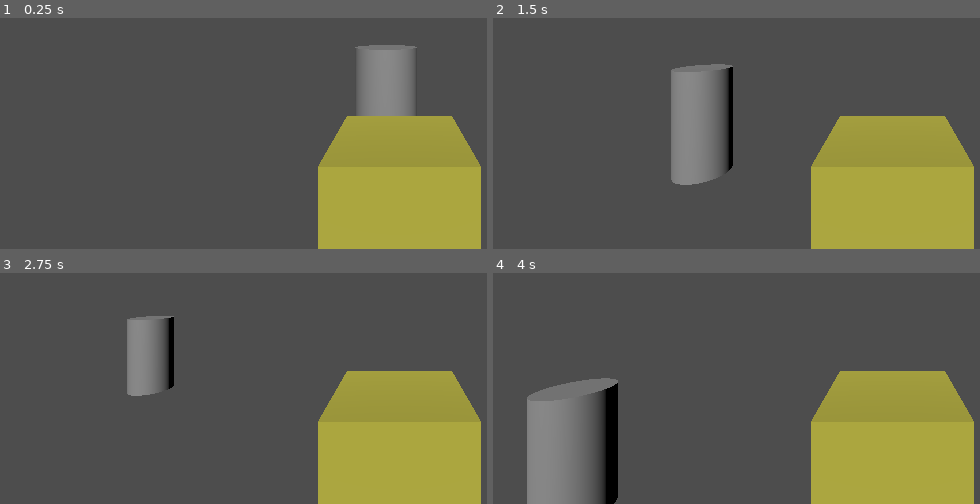
Above: before the commit, frames 1-4 (two rows, left to right).
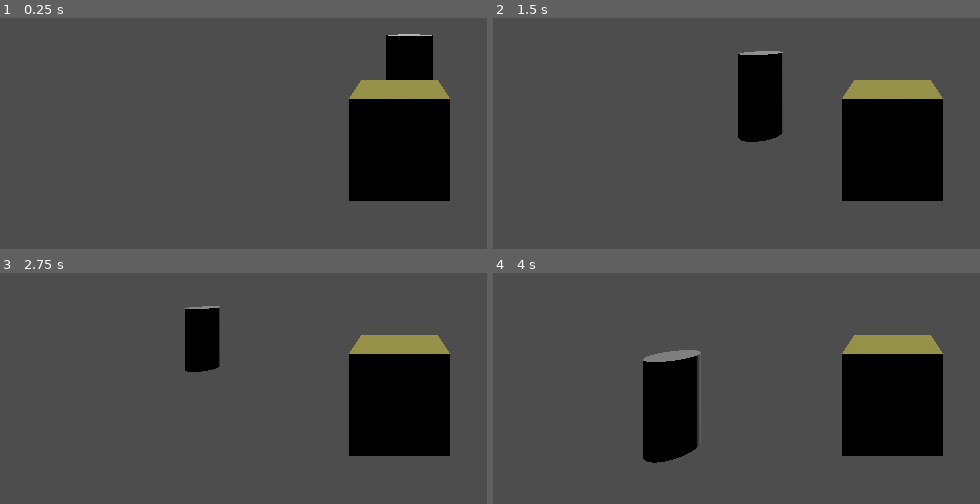
Above: after the commit, the same moments.

Repository: Rowen2003/bees
Game: Godot game, scene res://game.tscn
The game is run twice, just before and just after one commit, with the same random seed, the same clock (stepped at 60 frames per second) and the same inputs.
Inputs (mouse positions are in pixels of both pictures, inside the frame that each line leads up to):
- Up to frame 1 (0.25 s): no input
- Up to frame 2 (1.5 s): tap Enter at 0.5 s; move the mouse to (outside the picture) at 0.52 s; hold D 0.53-1.28 s; tap Ctrl at 0.6 s; click (outside the picture) at 0.67 s; tap Space at 0.77, 0.8, 1.07, 1.35 s; move the mouse to (731, 48) at 1.27 s; hold S from 1.28 s (still down); click (731, 48) at 1.42 s
- Up to frame 3 (2.75 s): tap Space at 1.52, 1.82, 2.3 s; tap Ctrl at 1.55, 2.1 s; move the mouse to (outside the picture) at 2.02 s; release S at 2.03 s; hold D from 2.03 s (still down); click (outside the picture) at 2.17 s
- Up to frame 4 (4 s): move the mouse to (853, 370) at 2.77 s; release D at 2.78 s; hold W 2.78-3.53 s; tap Ctrl at 2.85 s; click (853, 370) at 2.92 s; tap Space at 3.02, 3.32, 3.6, 3.77 s; move the mouse to (outside the picture) at 3.52 s; hold A from 3.53 s (still down); click (outside the picture) at 3.67 s

The runs differ from the first frame. In frame 1, 24% of the frame differs, in the area x 65-99%, y 6-100%; in frame 2, 30%; in frame 3, 26%; in frame 4, 34%, in the area x 6-99%, y 26-100%.

Commit message:
Player Controller
Player movement is in a good enough state for now. Can be improved at a later date, time permitting.

Diff:
--- a/game.tscn
+++ b/game.tscn
@@ -1,8 +1,6 @@
-[gd_scene load_steps=5 format=3 uid="uid://bnjdkb8gvwb2j"]
+[gd_scene load_steps=3 format=3 uid="uid://bnjdkb8gvwb2j"]
 
 [ext_resource type="PackedScene" uid="uid://bae6fsfen3uoh" path="res://scenes/player.tscn" id="1_xdiwi"]
-[ext_resource type="Script" path="res://scripts/PlayerController.gd" id="2_4sptc"]
-[ext_resource type="Script" path="res://scripts/CameraController.gd" id="2_qawmk"]
 
 [sub_resource type="CylinderMesh" id="CylinderMesh_h1hgn"]
 
@@ -10,15 +8,10 @@
 
 [node name="Player" parent="." instance=ExtResource("1_xdiwi")]
 unique_name_in_owner = true
-transform = Transform3D(1, 0, 0, 0, 1, 0, 0, 0, 1, -0.216786, 0, 0)
+transform = Transform3D(1, 0, 0, 0, 1, 0, 0, 0, 1, -0.216786, 0, 5.44452)
 motion_mode = 1
 slide_on_ceiling = false
-script = ExtResource("2_4sptc")
-
-[node name="Camera3D" type="Camera3D" parent="Player"]
-transform = Transform3D(-1, 0, -8.74228e-08, 0, 1, 0, 8.74228e-08, 0, -1, 0, 1.3712, -2.29121)
-current = true
-script = ExtResource("2_qawmk")
+platform_on_leave = 2
 
 [node name="Sun" type="DirectionalLight3D" parent="."]
 transform = Transform3D(1, 0, 0, 0, -0.819152, 0.573576, 0, -0.573576, -0.819152, 0, 3.04099, 0)
--- a/scenes/player.tscn
+++ b/scenes/player.tscn
@@ -1,4 +1,6 @@
-[gd_scene load_steps=4 format=3 uid="uid://bae6fsfen3uoh"]
+[gd_scene load_steps=5 format=3 uid="uid://bae6fsfen3uoh"]
+
+[ext_resource type="Script" path="res://scripts/PlayerController.gd" id="1_eqg6h"]
 
 [sub_resource type="SphereShape3D" id="SphereShape3D_hsx2n"]
 radius = 1.0
@@ -9,10 +11,15 @@
 albedo_color = Color(0.72549, 0.701961, 0.247059, 1)
 
 [node name="Player" type="CharacterBody3D"]
+script = ExtResource("1_eqg6h")
 
 [node name="CollisionShape3D" type="CollisionShape3D" parent="."]
 shape = SubResource("SphereShape3D_hsx2n")
 
 [node name="MeshInstance3D" type="MeshInstance3D" parent="."]
+transform = Transform3D(-1, 0, 8.74228e-08, 0, 1, 0, -8.74228e-08, 0, -1, 0, 0, 0)
 mesh = SubResource("BoxMesh_5evo6")
 surface_material_override/0 = SubResource("StandardMaterial3D_x7fq1")
+
+[node name="Camera3D" type="Camera3D" parent="MeshInstance3D"]
+transform = Transform3D(-1, 0, -8.74228e-08, 0, 1, 0, 8.74228e-08, 0, -1, -6.1894e-08, 1.23076, -3.37253)
--- a/scripts/PlayerController.gd
+++ b/scripts/PlayerController.gd
@@ -4,9 +4,9 @@
 @export var speed = 5.0
 
 var input_dir : Vector3
-var rotating = false
-var prev_mouse_position
-var next_mouse_position
+
+func _ready():
+	pass
 
 func _unhandled_input(event: InputEvent):
 	if (Input.is_mouse_button_pressed(MOUSE_BUTTON_RIGHT)):
@@ -14,7 +14,8 @@
 
 		if event is InputEventMouseMotion:
 			rotate_y(-event.relative.x * 0.01)
-			rotate_x(event.relative.y * 0.01)
+			rotate_object_local(Vector3(1,0,0), -event.relative.y * 0.01)
+
 	else:
 		Input.set_mouse_mode(Input.MOUSE_MODE_VISIBLE)
 
@@ -23,17 +24,17 @@
 	input_dir = Vector3.ZERO
 
 	if (Input.is_key_pressed(Key.KEY_A)):
-		input_dir += Vector3.MODEL_LEFT
+		input_dir += Vector3.LEFT
 	if (Input.is_key_pressed(Key.KEY_D)):
-		input_dir += Vector3.MODEL_RIGHT
+		input_dir += Vector3.RIGHT
 	if (Input.is_key_pressed(Key.KEY_SPACE)):
-		input_dir += Vector3.MODEL_TOP
+		input_dir += Vector3.UP
 	if (Input.is_key_pressed(Key.KEY_CTRL)):
-		input_dir += Vector3.MODEL_BOTTOM
+		input_dir += Vector3.DOWN
 	if (Input.is_key_pressed(Key.KEY_W)):
-		input_dir += Vector3.MODEL_FRONT
+		input_dir += Vector3.FORWARD
 	if (Input.is_key_pressed(Key.KEY_S)):
-		input_dir += Vector3.MODEL_REAR
+		input_dir += Vector3.BACK
 
 
 	var direction = (transform.basis * Vector3(input_dir.x, input_dir.y, input_dir.z)).normalized()
